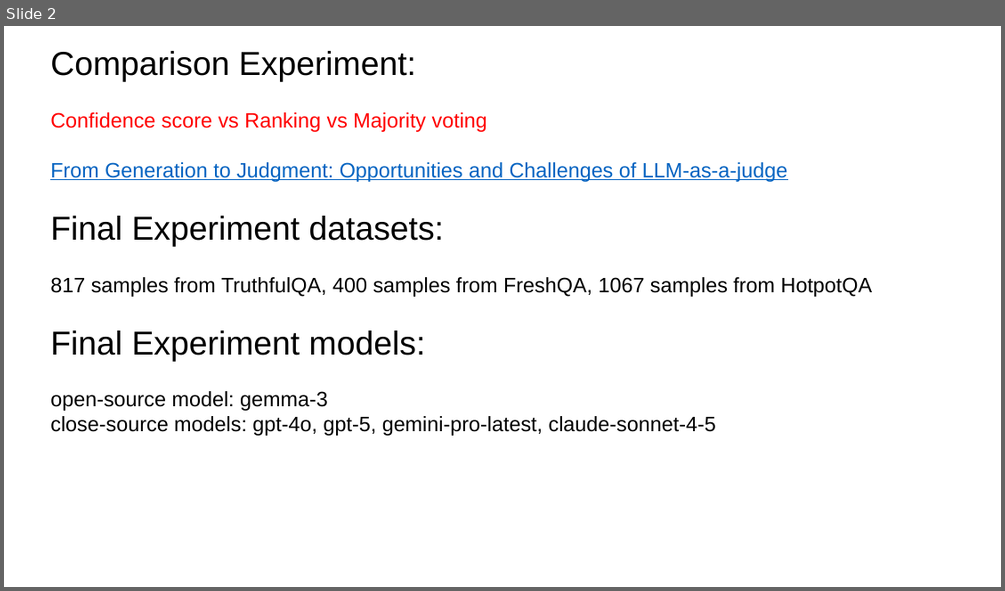
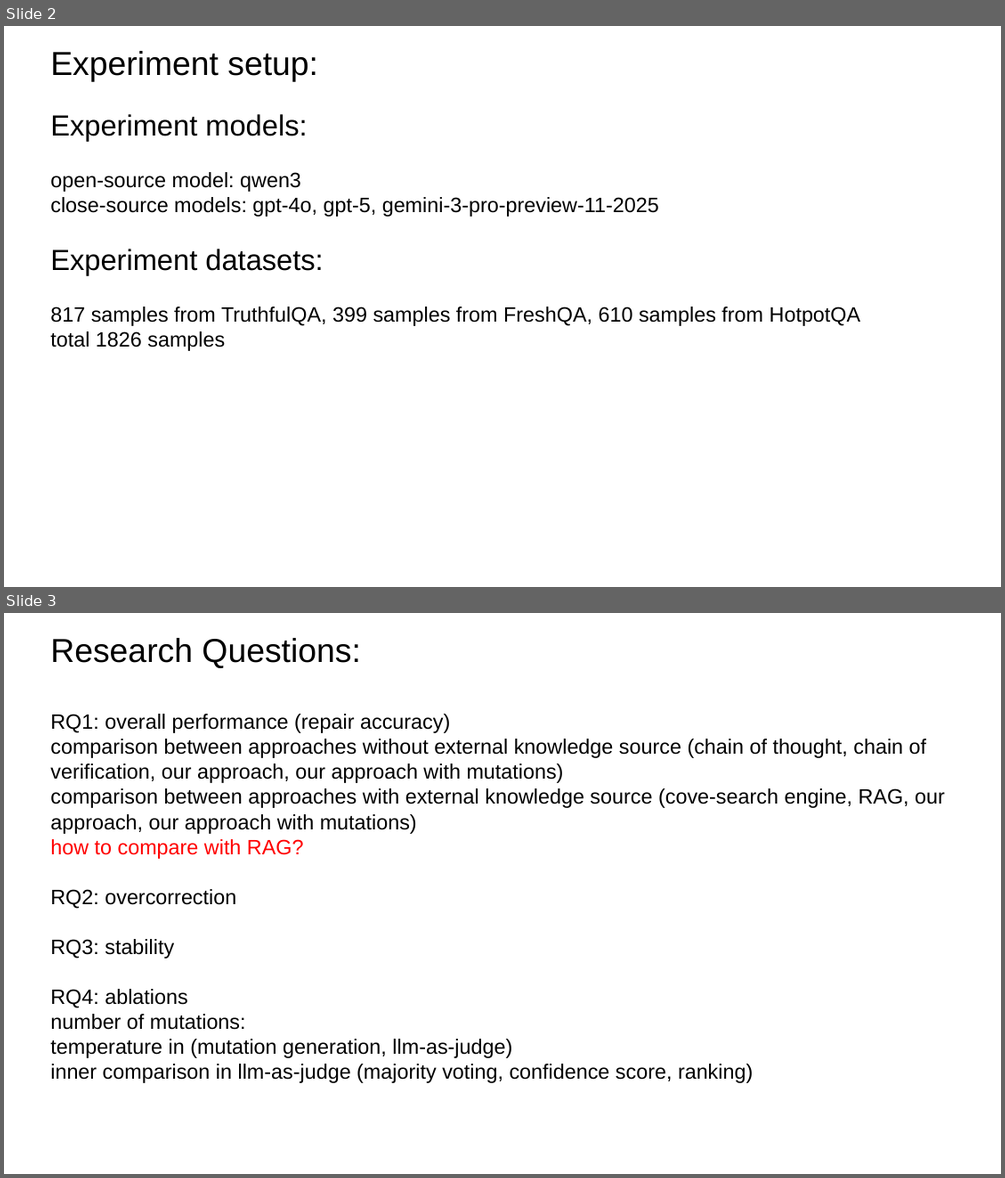
Before and after one commit to zbybr/LLMHalluMiti, a slide deck: slides/20260108.pptx. Shown one above the other, each under a label of ours: slide 2 before the commit, slides 2 and 3 after it. The pictures are 1005x591 and 1005x1178 pixels, drawn with LibreOffice and Linux fonts; fonts in the diff are those of the drawing. Boxes give left, top, right and bottom in pixels: in the first picture for what was removed or moved away, otherwise in the second. Text is boxed around its words. In the diff, an @@ line names an element or a change of style, - is before the commit and + after.

```diff
--- a/slides/20260108.pptx
+++ b/slides/20260108.pptx
@@ slide 3 added at box(4, 613, 1001, 1174), background #FFFFFF @@
@@ text added at box(50, 638, 945, 1083), 20 pt, text #000000 @@
+Research Questions:
+RQ1: overall performance (repair accuracy)
+comparison between approaches without external knowledge source (chain of thought, chain of verification, our approach, our approach with mutations)
+comparison between approaches with external knowledge source (cove-search engine, RAG, our approach, our approach with mutations)
+how to compare with RAG?
+RQ2: overcorrection
+RQ3: stability
+RQ4: ablations
+number of mutations:
+temperature in (mutation generation, llm-as-judge)
+inner comparison in llm-as-judge (majority voting, confidence score, ranking)
@@ slide 2 changed as well @@
@@ text at box(50, 51, 860, 351): text changed @@
-Comparison Experiment:
-Confidence score vs Ranking vs Majority voting
-From Generation to Judgment: Opportunities and Challenges of LLM-as-a-judge
-Final Experiment datasets:
-817 samples from TruthfulQA, 400 samples from FreshQA, 1067 samples from HotpotQA
-Final Experiment models:
-open-source model: gemma-3
-close-source models: gpt-4o, gpt-5, gemini-pro-latest, claude-sonnet-4-5
+Experiment setup:
+Experiment models:
+open-source model: qwen3
+close-source models: gpt-4o, gpt-5, gemini-3-pro-preview-11-2025
+Experiment datasets:
+817 samples from TruthfulQA, 399 samples from FreshQA, 610 samples from HotpotQA
+total 1826 samples
```
Also in this commit, not shown: 1 other slide added, 3 slides removed, 8 other files.
